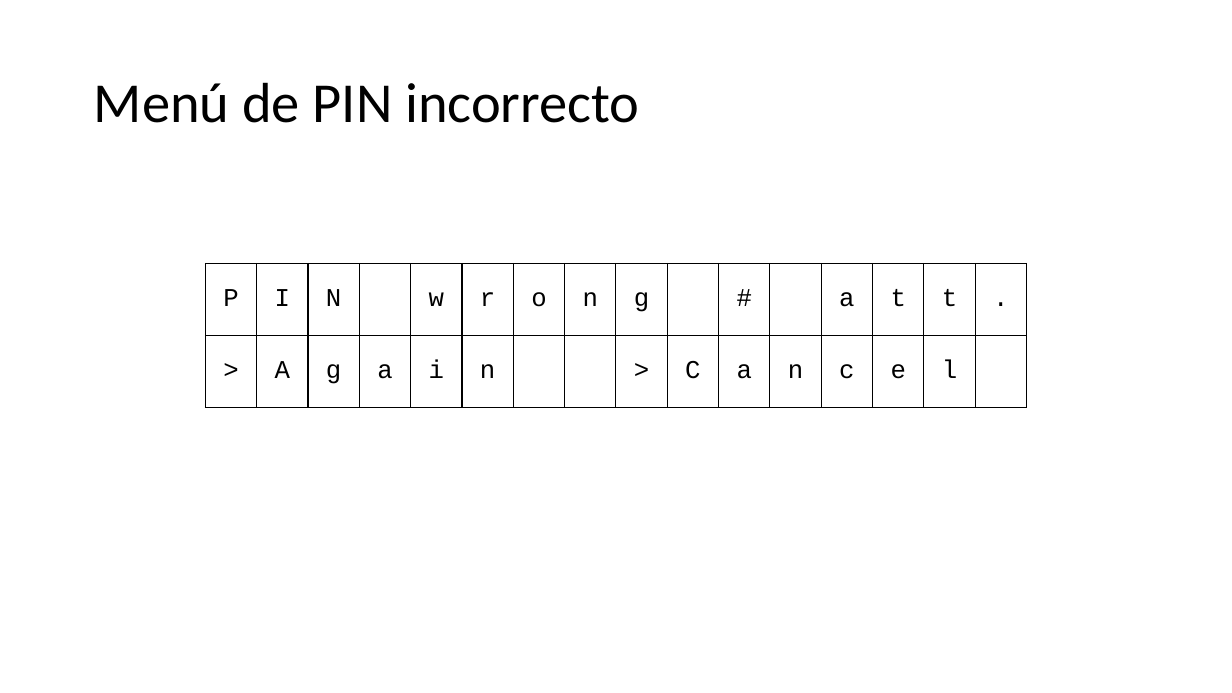
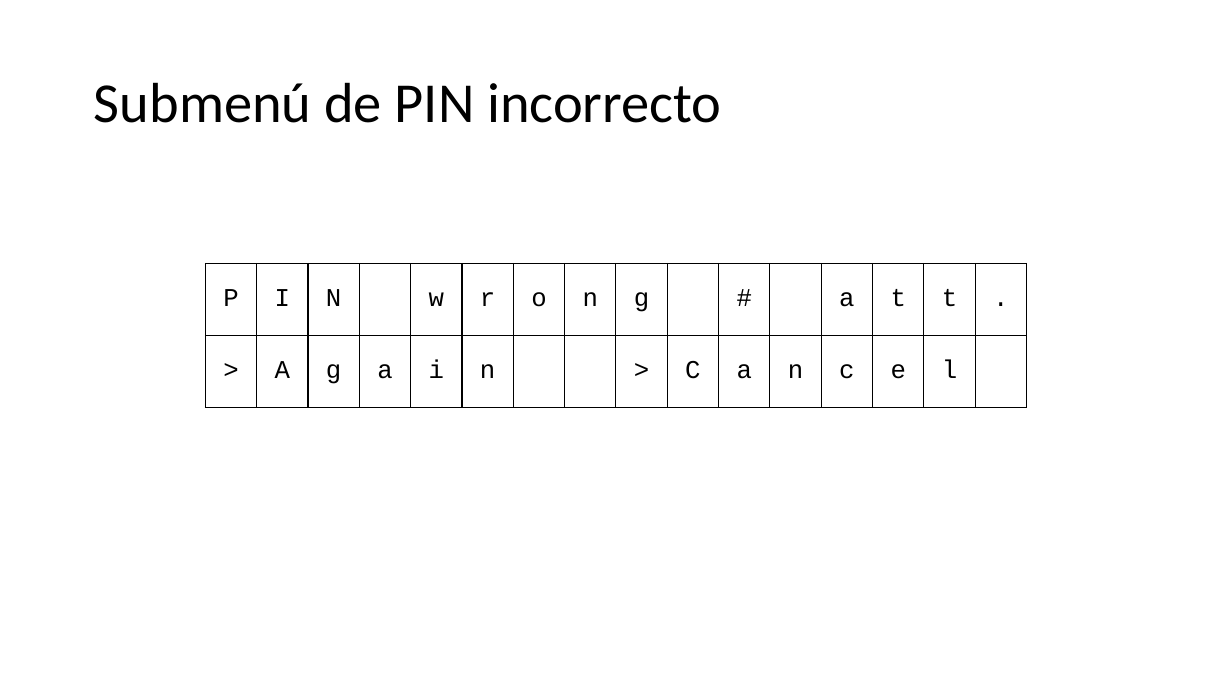
Before and after one commit to JaviHorta/firmware, a slide deck: slide 6 of menus sistema de alarma.pptx (slide 5 before the commit). Drawn at 1232x693 pixels with LibreOffice and Linux fonts; fonts in the diff are those of the drawing. Boxes give left, top, right and bottom in pixels: in the first picture for what was removed or moved away, otherwise in the second. Text is boxed around its words. In the diff, an @@ line names an element or a change of style, - is before the commit and + after.

```diff
--- a/menus sistema de alarma.pptx
+++ b/menus sistema de alarma.pptx
@@ title at bbox=[94, 82, 721, 123]: text changed @@
-Menú de PIN incorrecto
+Submenú de PIN incorrecto
```
Also in this commit, not shown: 11 other slides changed, 1 slide added, 2 other files.
